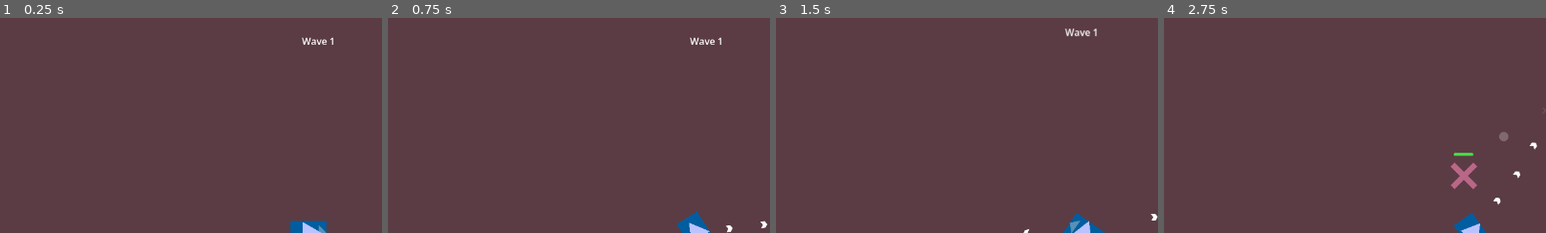
Above: before the commit, frames 1-4 (left to right).
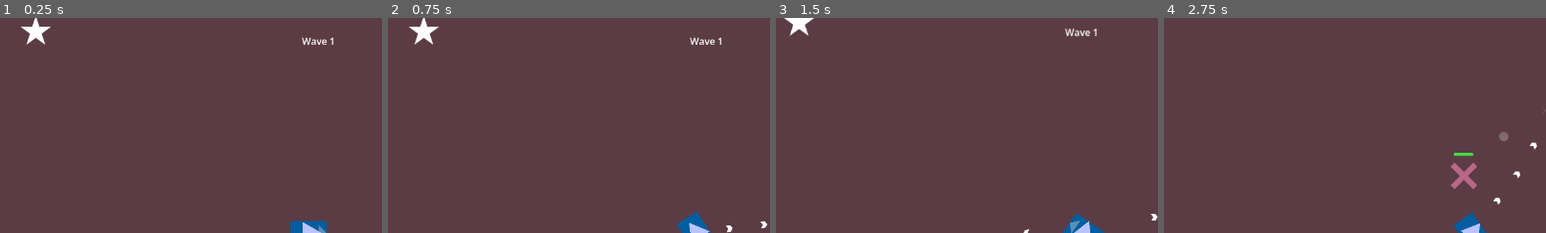
Above: after the commit, the same moments.

Repository: Sammon04/Roguelike_Game
Game: Godot game, scene res://Scenes/Main.tscn
The game is run twice, just before and just after one commit, with the same random seed, the same clock (stepped at 60 frames per second) and the same inputs.
Inputs (mouse positions are % of the whole screen's width and height, from its top left):
- Up to frame 1 (0.25 s): no input
- Up to frame 2 (0.75 s): tap Enter at 0.5 s; move the mouse to (72, 45) at 0.52 s; press the mouse at (72, 45) at 0.53 s; hold D (right) from 0.53 s (still down)
- Up to frame 3 (1.5 s): move the mouse to (30, 55) at 1.27 s; release D (right) at 1.28 s; release the mouse at (30, 55) at 1.28 s; hold S (down) from 1.28 s (still down); click (30, 55) at 1.35 s
- Up to frame 4 (2.75 s): move the mouse to (60, 28) at 2.02 s; release S (down) at 2.03 s; press the mouse at (60, 28) at 2.03 s; hold D (right) from 2.03 s (still down); tap Mouse wheel down (scroll_down) at 2.1 s
The pictures show only the part of the screen within x 10-60%, y 0-50%; the shares and areas given below are measured in that part.

The runs differ from the first frame. In frame 1, 0.4% of the frame differs, in the area x 5-14%, y 0-13%; in frame 2, 0.4%; in frame 3, 0.3%; in frame 4, nothing differs.

Commit message:
Added system for multiple upgrade types

Diff:
--- a/Objects/Enemies/Scripts/base_enemy.gd
+++ b/Objects/Enemies/Scripts/base_enemy.gd
@@ -25,7 +25,7 @@
 	health_bar.value = health
 	health_bar.visible = false
 
-func _physics_process(delta: float) -> void:
+func _physics_process(_delta: float) -> void:
 	if not is_active:
 		return
 	follow_player()
--- a/Objects/Scenes/director.tscn
+++ b/Objects/Scenes/director.tscn
@@ -6,16 +6,16 @@
 [ext_resource type="Resource" uid="uid://bf56bfm8t6seb" path="res://Resources/EnemyData/fast_enemy.tres" id="4_c3nw7"]
 [ext_resource type="Resource" uid="uid://cscc6uiwcmwlk" path="res://Resources/EnemyData/tough_enemy.tres" id="5_q7l26"]
 [ext_resource type="Resource" uid="uid://div2orow7kdjg" path="res://Resources/EnemyData/charging_enemy.tres" id="6_sdhsa"]
-[ext_resource type="Script" uid="uid://d1acmrfadgtvi" path="res://Util/Strategy/base_bullet_strategy.gd" id="7_rrurb"]
-[ext_resource type="Resource" uid="uid://bkcmutkngrrg7" path="res://Resources/Strategies/bullet_damage.tres" id="8_0hefk"]
-[ext_resource type="Resource" uid="uid://ctvl653k3bobo" path="res://Resources/Strategies/bullet_speed.tres" id="9_dq3la"]
-[ext_resource type="PackedScene" uid="uid://cp24gwebc8141" path="res://Objects/Scenes/upgrade.tscn" id="10_0hefk"]
+[ext_resource type="Script" uid="uid://chjuygrukdmqu" path="res://Util/Upgrade_Effects/base_upgrade.gd" id="7_0hefk"]
+[ext_resource type="Resource" uid="uid://bkcmutkngrrg7" path="res://Resources/Items/Stronger_Shells.tres" id="8_0hefk"]
+[ext_resource type="Resource" uid="uid://dmdt2ksr6fipu" path="res://Resources/Items/Stronger_Propellant.tres" id="9_dq3la"]
+[ext_resource type="PackedScene" uid="uid://cp24gwebc8141" path="res://Objects/Scenes/item.tscn" id="10_0hefk"]
 
 [node name="Director" type="Node" unique_id=1807380165]
 script = ExtResource("1_8c0qa")
 enemy_types = Array[ExtResource("2_15p4y")]([ExtResource("3_sdhsa"), ExtResource("4_c3nw7"), ExtResource("5_q7l26"), ExtResource("6_sdhsa")])
-upgrade_pool = Array[ExtResource("7_rrurb")]([ExtResource("8_0hefk"), ExtResource("9_dq3la")])
-upgrade_scene = ExtResource("10_0hefk")
+upgrade_pool = Array[ExtResource("7_0hefk")]([ExtResource("8_0hefk"), ExtResource("9_dq3la")])
+item_scene = ExtResource("10_0hefk")
 spawn_delay = 1.0
 
 [node name="SpawnPoint" type="Marker2D" parent="." unique_id=1074548989]
--- /dev/null
+++ b/Objects/Scenes/item.tscn
@@ -0,0 +1,26 @@
+[gd_scene format=3 uid="uid://cp24gwebc8141"]
+
+[ext_resource type="Script" uid="uid://cweppavge5i6i" path="res://Objects/Scripts/item.gd" id="1_5l7uk"]
+[ext_resource type="Texture2D" uid="uid://b8w5bct85846f" path="res://Graphics/upgrade/upgrade.png" id="2_o57yu"]
+
+[sub_resource type="CircleShape2D" id="CircleShape2D_yrefp"]
+
+[node name="Item" type="Area2D" unique_id=340434512]
+script = ExtResource("1_5l7uk")
+
+[node name="ItemSprite" type="Sprite2D" parent="." unique_id=1226956182]
+scale = Vector2(0.75, 0.75)
+texture = ExtResource("2_o57yu")
+offset = Vector2(0, -3.555)
+
+[node name="CollisionShape2D" type="CollisionShape2D" parent="." unique_id=857053725]
+scale = Vector2(1.38, 1.38)
+shape = SubResource("CircleShape2D_yrefp")
+
+[node name="ItemLabel" type="Label" parent="." unique_id=884196906]
+offset_left = -32.0
+offset_top = -53.0
+offset_right = 33.0
+offset_bottom = -30.0
+text = "Damage"
+horizontal_alignment = 1
--- a/Objects/Scenes/upgrade.tscn
+++ /dev/null
@@ -1,28 +0,0 @@
-[gd_scene format=3 uid="uid://cp24gwebc8141"]
-
-[ext_resource type="Script" uid="uid://cweppavge5i6i" path="res://Objects/Scripts/upgrade.gd" id="1_i2njt"]
-[ext_resource type="Texture2D" uid="uid://b8w5bct85846f" path="res://Graphics/upgrade/upgrade.png" id="2_3rcjp"]
-
-[sub_resource type="CircleShape2D" id="CircleShape2D_yrefp"]
-
-[node name="Upgrade" type="Area2D" unique_id=340434512 node_paths=PackedStringArray("upgrade_label", "sprite")]
-script = ExtResource("1_i2njt")
-upgrade_label = NodePath("UpgradeLabel")
-sprite = NodePath("Sprite2D")
-
-[node name="Sprite2D" type="Sprite2D" parent="." unique_id=1226956182]
-scale = Vector2(0.75, 0.75)
-texture = ExtResource("2_3rcjp")
-offset = Vector2(0, -3.555)
-
-[node name="CollisionShape2D" type="CollisionShape2D" parent="." unique_id=857053725]
-scale = Vector2(1.38, 1.38)
-shape = SubResource("CircleShape2D_yrefp")
-
-[node name="UpgradeLabel" type="Label" parent="." unique_id=884196906]
-offset_left = -32.0
-offset_top = -53.0
-offset_right = 33.0
-offset_bottom = -30.0
-text = "Damage"
-horizontal_alignment = 1
--- a/Objects/Scripts/bullet.gd
+++ b/Objects/Scripts/bullet.gd
@@ -6,6 +6,7 @@
 var is_active : bool
 var direction : Vector2 = Vector2.ZERO
 
+#UPGRADEABLE STATS
 @export var life_time : int = 1
 @export var speed : int = 500
 @export var damage : float = 10.0
--- a/Objects/Scripts/director.gd
+++ b/Objects/Scripts/director.gd
@@ -7,8 +7,8 @@
 @onready var player = get_tree().get_first_node_in_group("player") as Player
 
 @export var enemy_types : Array[EnemyData]
-@export var upgrade_pool : Array[BaseBulletStrategy]
-@export var upgrade_scene : PackedScene
+@export var upgrade_pool : Array[BaseUpgrade]
+@export var item_scene : PackedScene
 @export var current_wave : int = 0
 @export var time_between_waves : float = 15
 @export var early_wave_delay : float = 3.0
@@ -38,7 +38,7 @@
 	print("Starting wave " + str(current_wave) + ", credits available: " + str(wave_credits))
 	spawn_timer.wait_time = spawn_delay
 	spawn_timer.start()
-	spawn_upgrade()
+	spawn_item()
 
 func _on_spawn_timer_timeout() -> void:
 	if spawning_enemies:
@@ -114,14 +114,14 @@
 		if spawn_point.global_position.distance_to(player.global_position) >= 200:
 			valid_point = true
 
-func get_random_upgrade() -> BaseBulletStrategy:
+func get_random_upgrade() -> BaseUpgrade:
 	return upgrade_pool.pick_random()
 
-func spawn_upgrade() -> void:
-	var upgrade = upgrade_scene.instantiate()
-	var strategy = get_random_upgrade()
-	upgrade.bullet_strategy = strategy
+func spawn_item() -> void:
+	var item = item_scene.instantiate()
+	var item_effect = get_random_upgrade()
+	item.upgrade = item_effect
 
 	pick_random_spawn_point()
-	upgrade.position = spawn_point.global_position
-	get_tree().current_scene.add_child(upgrade)
+	item.position = spawn_point.global_position
+	get_tree().current_scene.add_child.call_deferred(item)
--- /dev/null
+++ b/Objects/Scripts/item.gd
@@ -0,0 +1,19 @@
+extends Area2D
+
+@onready var item_label : Label = $ItemLabel
+@onready var sprite : Sprite2D = $ItemSprite
+var upgrade : BaseUpgrade
+
+
+func _ready() -> void:
+	body_entered.connect(on_body_entered)
+	sprite.texture = upgrade.texture
+	item_label.text = upgrade.upgrade_name
+
+
+func on_body_entered(body: PhysicsBody2D):
+	if body is Player:
+		body.held_items.append(upgrade)
+		upgrade.on_pickup(body)
+		body.collect_item(upgrade)
+		queue_free()
--- a/Objects/Scripts/upgrade.gd
+++ /dev/null
@@ -1,17 +0,0 @@
-extends Area2D
-
-@export var upgrade_label : Label
-@export var sprite : Sprite2D
-@export var bullet_strategy : BaseBulletStrategy
-
-
-func _ready() -> void:
-	body_entered.connect(on_body_entered)
-	sprite.texture = bullet_strategy.texture
-	upgrade_label.text = bullet_strategy.upgrade_text
-
-
-func on_body_entered(body: PhysicsBody2D):
-	if body is Player:
-		body.upgrades.append(bullet_strategy)
-		queue_free()
--- a/Player/Scripts/camera_manager.gd
+++ b/Player/Scripts/camera_manager.gd
@@ -9,6 +9,6 @@
 	if Input.is_action_just_released("scroll_down"):
 		camera.zoom -= Vector2(0.05, 0.05)
 
-func _process(delta: float) -> void:
+func _process(_delta: float) -> void:
 	camera.global_position = player.global_position
 	zoom()
--- a/Player/Scripts/player.gd
+++ b/Player/Scripts/player.gd
@@ -1,4 +1,12 @@
 class_name Player
 extends CharacterBody2D
 
-var upgrades : Array[BaseBulletStrategy] = []
+@onready var gun: PlayerGun = $"GunPivot/Gun"
+@onready var movement: PlayerMovement = $PlayerMovement
+
+var held_items : Array[BaseUpgrade] = []
+var bullet_stat_upgrades : Array[BulletStatUpgrade] = []
+
+func collect_item(upgrade: BaseUpgrade):
+	if upgrade is BulletStatUpgrade:
+		bullet_stat_upgrades.append(upgrade)
--- a/Player/Scripts/player_gun.gd
+++ b/Player/Scripts/player_gun.gd
@@ -1,3 +1,4 @@
+class_name PlayerGun
 extends Node2D
 
 @onready var shoot_point : Marker2D = $ShootPoint
@@ -34,7 +35,7 @@
 
 		get_tree().root.add_child(bullet)
 
-		for strategy in player.upgrades:
-			strategy.apply_upgrade(bullet)
+		for upgrade in player.bullet_stat_upgrades:
+			upgrade.apply_to_bullet(bullet)
 
 	shoot_sound.play()
--- a/Player/Scripts/player_gun_pivot.gd
+++ b/Player/Scripts/player_gun_pivot.gd
@@ -1,4 +1,4 @@
 extends Node2D
 
-func _process(delta: float) -> void:
+func _process(_delta: float) -> void:
 	look_at(get_global_mouse_position())
--- a/Player/player_movement.gd
+++ b/Player/Scripts/player_movement.gd
@@ -1,3 +1,4 @@
+class_name PlayerMovement
 extends Node
 
 @export var acceleration: int = 400
--- a/Player/player.tscn
+++ b/Player/player.tscn
@@ -5,7 +5,7 @@
 [ext_resource type="Texture2D" uid="uid://7vkcxf4j0c5u" path="res://Graphics/player/playerBase.png" id="2_qhqgy"]
 [ext_resource type="Script" uid="uid://wgcu43ktilig" path="res://Player/Scripts/camera_manager.gd" id="3_od3ui"]
 [ext_resource type="Script" uid="uid://drhjhoe7lv5jk" path="res://Player/Scripts/player_gun_pivot.gd" id="3_qlg0r"]
-[ext_resource type="Script" uid="uid://wfnd8rx02hpr" path="res://Player/player_movement.gd" id="3_vtle1"]
+[ext_resource type="Script" uid="uid://wfnd8rx02hpr" path="res://Player/Scripts/player_movement.gd" id="3_vtle1"]
 [ext_resource type="Script" uid="uid://dewi7auvv40hb" path="res://Player/Scripts/player_gun.gd" id="4_dqkch"]
 [ext_resource type="AudioStream" uid="uid://byd077pd02q1u" path="res://Sounds/laserShoot.wav" id="6_tuyoq"]
 
--- /dev/null
+++ b/Resources/Items/Stronger_Propellant.tres
@@ -0,0 +1,13 @@
+[gd_resource type="Resource" script_class="BulletStatUpgrade" format=3 uid="uid://dmdt2ksr6fipu"]
+
+[ext_resource type="Script" uid="uid://cpteyovolixas" path="res://Util/Upgrade_Effects/bullet_stat_upgrade.gd" id="1_bl4ge"]
+[ext_resource type="Texture2D" uid="uid://b8w5bct85846f" path="res://Graphics/upgrade/upgrade.png" id="2_gcav4"]
+
+[resource]
+script = ExtResource("1_bl4ge")
+stat = 1
+value = 50.0
+upgrade_name = "Stronger Propellant"
+description = "Makes bullets faster"
+texture = ExtResource("2_gcav4")
+metadata/_custom_type_script = "uid://cpteyovolixas"
--- /dev/null
+++ b/Resources/Items/Stronger_Shells.tres
@@ -0,0 +1,12 @@
+[gd_resource type="Resource" script_class="BulletStatUpgrade" format=3 uid="uid://bkcmutkngrrg7"]
+
+[ext_resource type="Script" uid="uid://cpteyovolixas" path="res://Util/Upgrade_Effects/bullet_stat_upgrade.gd" id="1_ipsux"]
+[ext_resource type="Texture2D" uid="uid://b8w5bct85846f" path="res://Graphics/upgrade/upgrade.png" id="2_kc6xc"]
+
+[resource]
+script = ExtResource("1_ipsux")
+value = 10.0
+upgrade_name = "Stronger Shells"
+description = "Makes bullets stronger"
+texture = ExtResource("2_kc6xc")
+metadata/_custom_type_script = "uid://cpteyovolixas"
--- a/Resources/Strategies/bullet_damage.tres
+++ /dev/null
@@ -1,10 +0,0 @@
-[gd_resource type="Resource" script_class="DamageBulletStrategy" format=3 uid="uid://bkcmutkngrrg7"]
-
-[ext_resource type="Script" uid="uid://cpteyovolixas" path="res://Util/Strategy/damage_bullet_strategy.gd" id="1_ofukn"]
-[ext_resource type="Texture2D" uid="uid://b8w5bct85846f" path="res://Graphics/upgrade/upgrade.png" id="2_sgjyh"]
-
-[resource]
-script = ExtResource("1_ofukn")
-damage_increase = 10.0
-upgrade_text = "Damage"
-metadata/_custom_type_script = "uid://cpteyovolixas"
--- a/Resources/Strategies/bullet_speed.tres
+++ /dev/null
@@ -1,10 +0,0 @@
-[gd_resource type="Resource" script_class="SpeedBulletStrategy" format=3 uid="uid://ctvl653k3bobo"]
-
-[ext_resource type="Script" uid="uid://cddjx072jtk75" path="res://Util/Strategy/speed_bullet_strategy.gd" id="1_8hs1l"]
-[ext_resource type="Texture2D" uid="uid://b8w5bct85846f" path="res://Graphics/upgrade/upgrade.png" id="2_paq7d"]
-
-[resource]
-script = ExtResource("1_8hs1l")
-speed_increase = 100.0
-upgrade_text = "Speed"
-metadata/_custom_type_script = "uid://cddjx072jtk75"
--- a/Util/Strategy/base_bullet_strategy.gd
+++ /dev/null
@@ -1,8 +0,0 @@
-class_name BaseBulletStrategy
-extends Resource
-
-@export var upgrade_text : String = "upgrade"
-@export var texture : Texture2D = preload("res://Graphics/upgrade/upgrade.png")
-
-func apply_upgrade(bullet: Bullet):
-	pass
--- a/Util/Strategy/damage_bullet_strategy.gd
+++ /dev/null
@@ -1,7 +0,0 @@
-class_name DamageBulletStrategy
-extends BaseBulletStrategy
-
-@export var damage_increase: float = 5.0
-
-func apply_upgrade(bullet: Bullet):
-	bullet.damage += damage_increase
--- a/Util/Strategy/speed_bullet_strategy.gd
+++ /dev/null
@@ -1,7 +0,0 @@
-class_name SpeedBulletStrategy
-extends BaseBulletStrategy
-
-@export var speed_increase: float = 50.0
-
-func apply_upgrade(bullet: Bullet):
-	bullet.speed += speed_increase
--- /dev/null
+++ b/Util/Upgrade_Effects/base_upgrade.gd
@@ -0,0 +1,12 @@
+class_name BaseUpgrade
+extends Resource
+
+@export var upgrade_name: String
+@export var description: String
+@export var texture: Texture2D
+
+func on_pickup(player: Player) -> void:
+	pass
+
+func on_removed(player: Player) -> void:
+	pass
--- /dev/null
+++ b/Util/Upgrade_Effects/bullet_stat_upgrade.gd
@@ -0,0 +1,13 @@
+class_name BulletStatUpgrade
+extends BulletUpgrade
+
+enum BulletStat { DAMAGE, SPEED, LIFETIME}
+
+@export var stat: BulletStat
+@export var value: float
+
+func apply_to_bullet(bullet: Bullet) -> void:
+	match stat:
+		BulletStat.DAMAGE: bullet.damage += value
+		BulletStat.SPEED: bullet.speed += value
+		BulletStat.LIFETIME: bullet.life_time += value
--- /dev/null
+++ b/Util/Upgrade_Effects/bullet_upgrade.gd
@@ -0,0 +1,5 @@
+class_name BulletUpgrade
+extends BaseUpgrade
+
+func apply_to_bullet(bullet: Bullet) -> void:
+	pass
--- /dev/null
+++ b/Util/Upgrade_Effects/player_stat_upgrade.gd
@@ -0,0 +1,14 @@
+class_name PlayerStatUpgrade
+extends BaseUpgrade
+
+enum PlayerStat { ACCELERATION, MAX_SPEED, ROTATION_SPEED, FRICTION }
+
+@export var stat: PlayerStat
+@export var value: float
+
+func on_pickup(player: Player) -> void:
+	match stat:
+		PlayerStat.ACCELERATION: player.movement.acceleration += value
+		PlayerStat.MAX_SPEED: player.movement.max_speed += value
+		PlayerStat.ROTATION_SPEED: player.movement.rotation_speed += value
+		PlayerStat.FRICTION: player.movement.friction += value
Renamed: Objects/Scripts/upgrade.gd.uid -> Objects/Scripts/item.gd.uid
Renamed: Player/player_movement.gd.uid -> Player/Scripts/player_movement.gd.uid
Not shown, removed: Util/Strategy/speed_bullet_strategy.gd.uid
Not shown, added: Util/Upgrade_Effects/base_upgrade.gd.uid
Renamed: Util/Strategy/damage_bullet_strategy.gd.uid -> Util/Upgrade_Effects/bullet_stat_upgrade.gd.uid
Renamed: Util/Strategy/base_bullet_strategy.gd.uid -> Util/Upgrade_Effects/bullet_upgrade.gd.uid
Not shown, added: Util/Upgrade_Effects/player_stat_upgrade.gd.uid
